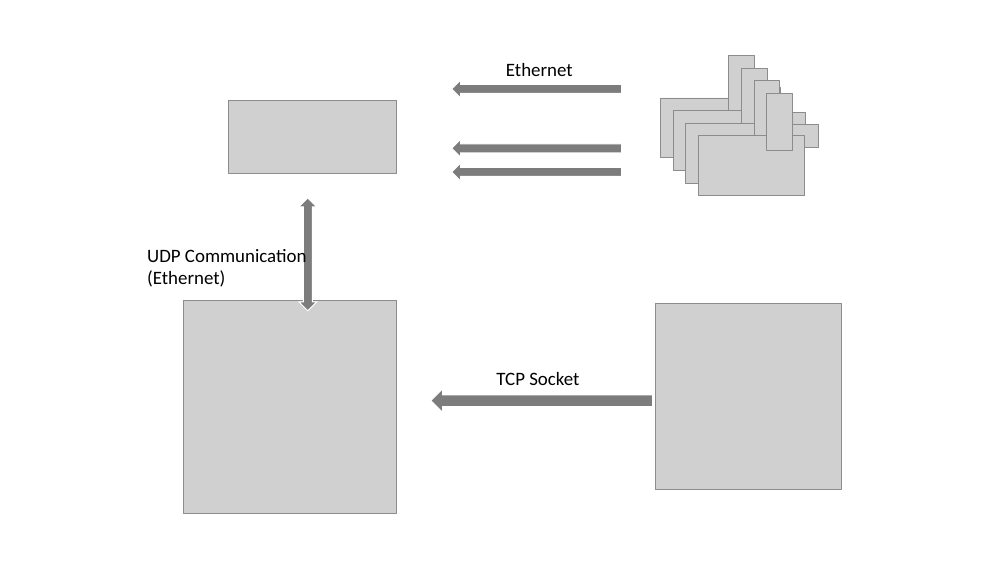
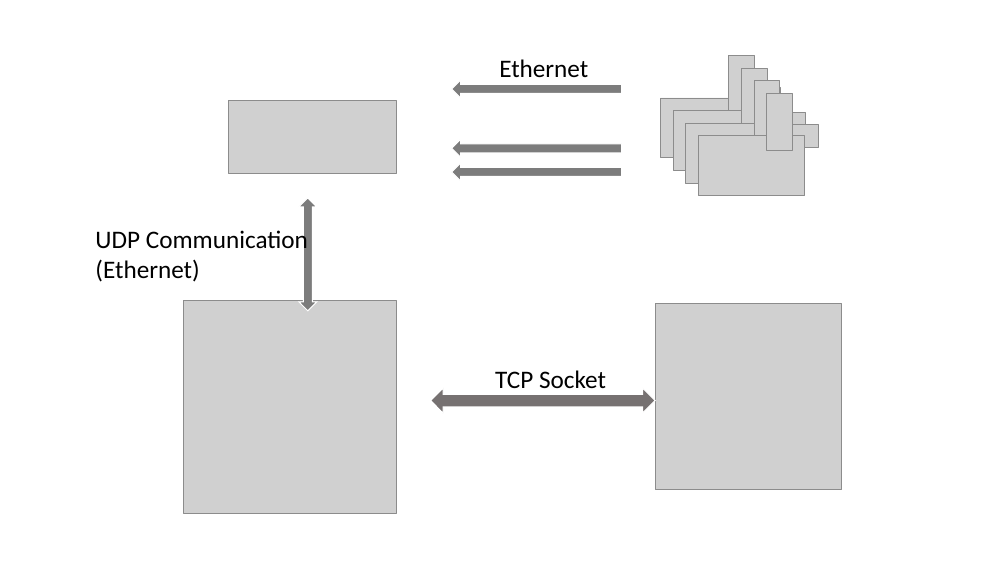
Before and after one commit to 1n9yun/1n9yun.github.io, a slide deck: slide 1 of ppts/architectures.pptx. Drawn at 1008x567 pixels with LibreOffice and Linux fonts; fonts in the diff are those of the drawing; grey boxes stand for pictures; background and template pictures are left out. Boxes give left, top, right and bottom in pixels: in the first picture for what was removed or moved away, otherwise in the second. Text is boxed around its words. In the diff, an @@ line names an element or a change of style, - is before the commit and + after.

```diff
--- a/ppts/architectures.pptx
+++ b/ppts/architectures.pptx
@@ size 18 to 24 pt in 3 elements at (x1=495, y1=370, x2=606, y2=388), (x1=499, y1=59, x2=588, y2=77), (x1=95, y1=227, x2=308, y2=282) @@
@@ text "UDP Communication" moved from (x1=147, y1=246, x2=306, y2=287) to (x1=95, y1=227, x2=308, y2=282) @@
@@ left arrow removed at (x1=431, y1=389, x2=653, y2=412) @@
@@ left right arrow added at (x1=431, y1=388, x2=656, y2=413), fill #767171, outline #FFFFFF 1 pt @@
```
Also in this commit, not shown: 1 slide added, 3 other files.
